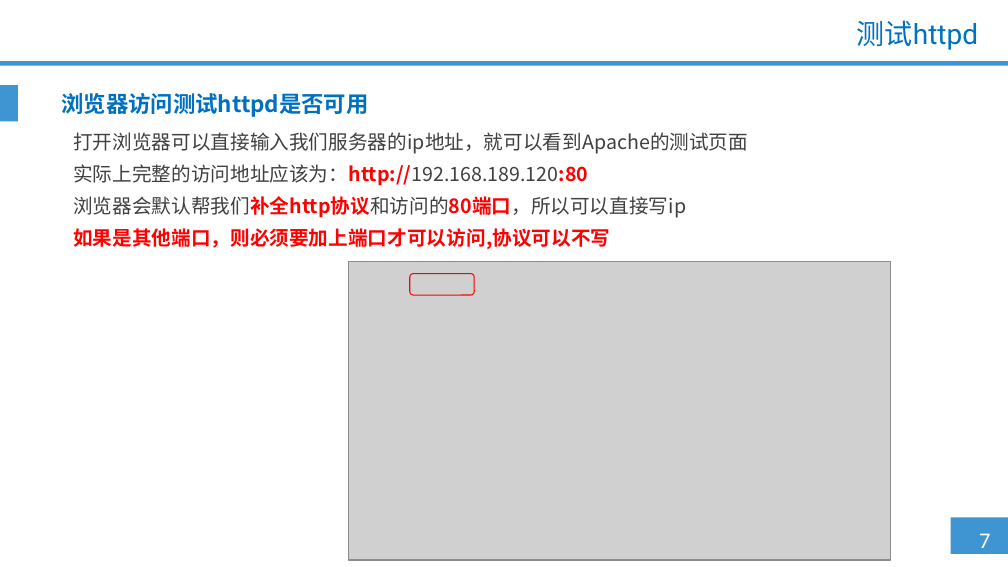
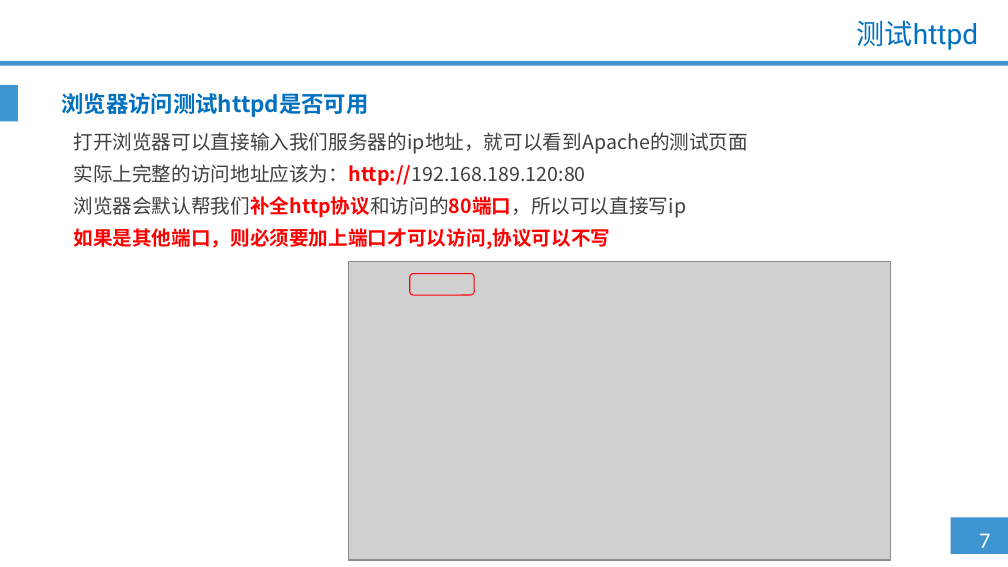
Before and after one commit to hhhhzhiyuan/bawei, a slide deck: slide 7 of 云架构实战/第五单元-Apache（一）/第五单元PPT/05Apache配置文件主要参数讲解.pptx. Drawn at 1008x567 pixels with LibreOffice and Linux fonts; fonts in the diff are those of the drawing; grey boxes stand for pictures; background and template pictures are left out. Boxes give left, top, right and bottom in pixels: in the first picture for what was removed or moved away, otherwise in the second. Text is boxed around its words. In the diff, an @@ line names an element or a change of style, - is before the commit and + after.

```diff
--- a/云架构实战/第五单元-Apache（一）/第五单元PPT/05Apache配置文件主要参数讲解.pptx
+++ b/云架构实战/第五单元-Apache（一）/第五单元PPT/05Apache配置文件主要参数讲解.pptx
@@ text at (73,164,585,186): text colour #FF0000 to #404040, bold off in "实际上完整的访问地址应该为：http://192.168.189.120:80" @@
```
Also in this commit, not shown: 13 other files.
